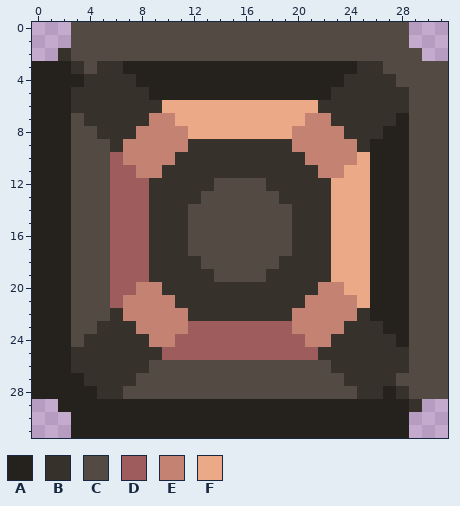
File history of a pixel-art sprite, assets/sprites/blocks/distribution/tin-junction .png. The picture above was drawn from the file before the commit.
The file is 32x32 pixels.
Palette (. is transparent): A #25211d  B #36312b  C #534b43  D #9e5d5c  E #c48372  F #eba988
Pixels before, first column x 0:
 0 ...CCCCCCCCCCCCCCCCCCCCCCCCCC...
 1 ...CCCCCCCCCCCCCCCCCCCCCCCCCC...
 2 ..BCCCCCCCCCCCCCCCCCCCCCCCCCCC..
 3 AAABCBBAAAAAAAAAAAAAAAAAABBCCCCC
 4 AAAABBBBAAAAAAAAAAAAAAAABBBBCCCC
 5 AAABBBBBBAAAAAAAAAAAAAABBBBBBCCC
 6 AAABBBBBBBFFFFFFFFFFFFBBBBBBBCCC
 7 AAACBBBBBEEFFFFFFFFFFEEBBBBBACCC
 8 AAACCBBBEEEEFFFFFFFFEEEEBBBAACCC
 9 AAACCCBEEEEEBBBBBBBBEEEEEBAAACCC
10 AAACCCDEEEEBBBBBBBBBBEEEEFAAACCC
11 AAACCCDDEEBBBBBBBBBBBBEEFFAAACCC
12 AAACCCDDDBBBBBCCCCBBBBBFFFAAACCC
13 AAACCCDDDBBBBCCCCCCBBBBFFFAAACCC
14 AAACCCDDDBBBCCCCCCCCBBBFFFAAACCC
15 AAACCCDDDBBBCCCCCCCCBBBFFFAAACCC
16 AAACCCDDDBBBCCCCCCCCBBBFFFAAACCC
17 AAACCCDDDBBBCCCCCCCCBBBFFFAAACCC
18 AAACCCDDDBBBBCCCCCCBBBBFFFAAACCC
19 AAACCCDDDBBBBBCCCCBBBBBFFFAAACCC
20 AAACCCDDEEBBBBBBBBBBBBEEFFAAACCC
21 AAACCCDEEEEBBBBBBBBBBEEEEFAAACCC
22 AAACCCBEEEEEBBBBBBBBEEEEEBAAACCC
23 AAACCBBBEEEEDDDDDDDDEEEEBBBAACCC
24 AAACBBBBBEEDDDDDDDDDDEEBBBBBACCC
25 AAABBBBBBBDDDDDDDDDDDDBBBBBBBCCC
26 AAABBBBBBCCCCCCCCCCCCCCBBBBBBCCC
27 AAAABBBBCCCCCCCCCCCCCCCCBBBBCCCC
28 AAAAABBCCCCCCCCCCCCCCCCCCBBABCCC
29 ..AAAAAAAAAAAAAAAAAAAAAAAAAAAB..
30 ...AAAAAAAAAAAAAAAAAAAAAAAAAA...
31 ...AAAAAAAAAAAAAAAAAAAAAAAAAA...
The result:
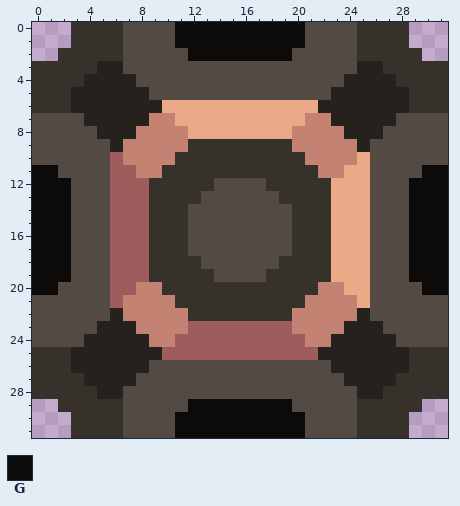
Colours new in this view: G #0c0b0a
What changed:
Changed rows in their new state; - is an unchanged pixel.
first column x 0:
 0 ---BBBB----GGGGGGGGGG----BBBB---
 1 ---BBBB----GGGGGGGGGG----BBBB---
 2 ---BBBB-----GGGGGGGG-----BBBBB--
 3 BBB-BAACCCCCCCCCCCCCCCCCCAABBBBB
 4 BBBBAAAACCCCCCCCCCCCCCCCAAAABBBB
 5 BBBAAAAAACCCCCCCCCCCCCCAAAAAABBB
 6 BBBAAAAAAA------------AAAAAAABBB
 7 CCC-AAAAA--------------AAAAAC---
 8 CCC--AAA----------------AAACC---
 9 CCC---A------------------ACCC---
10 CCC-----------------------CCC---
11 GGC-----------------------CCC-GG
12 GGG-----------------------CCCGGG
13 GGG-----------------------CCCGGG
14 GGG-----------------------CCCGGG
15 GGG-----------------------CCCGGG
16 GGG-----------------------CCCGGG
17 GGG-----------------------CCCGGG
18 GGG-----------------------CCCGGG
19 GGG-----------------------CCCGGG
20 GGC-----------------------CCC-GG
21 CCC-----------------------CCC---
22 CCC---A------------------ACCC---
23 CCC--AAA----------------AAACC---
24 CCC-AAAAA--------------AAAAAC---
25 BBBAAAAAAA------------AAAAAAABBB
26 BBBAAAAAA--------------AAAAAABBB
27 BBBBAAAA----------------AAAABBBB
28 BBBBBAA------------------AAB-BBB
29 --BBBBBCCCCCGGGGGGGGCCCCCBBBB---
30 ---BBBBCCCCGGGGGGGGGGCCCCBBBB---
31 ---BBBBCCCCGGGGGGGGGGCCCCBBBB---
